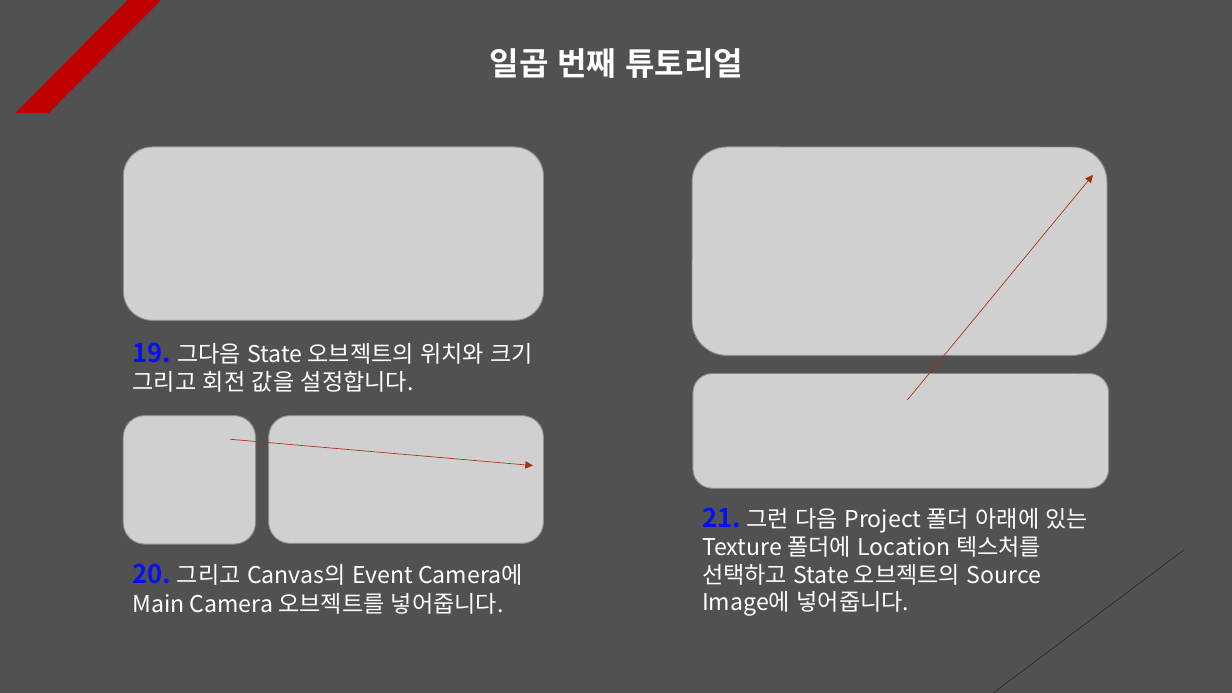
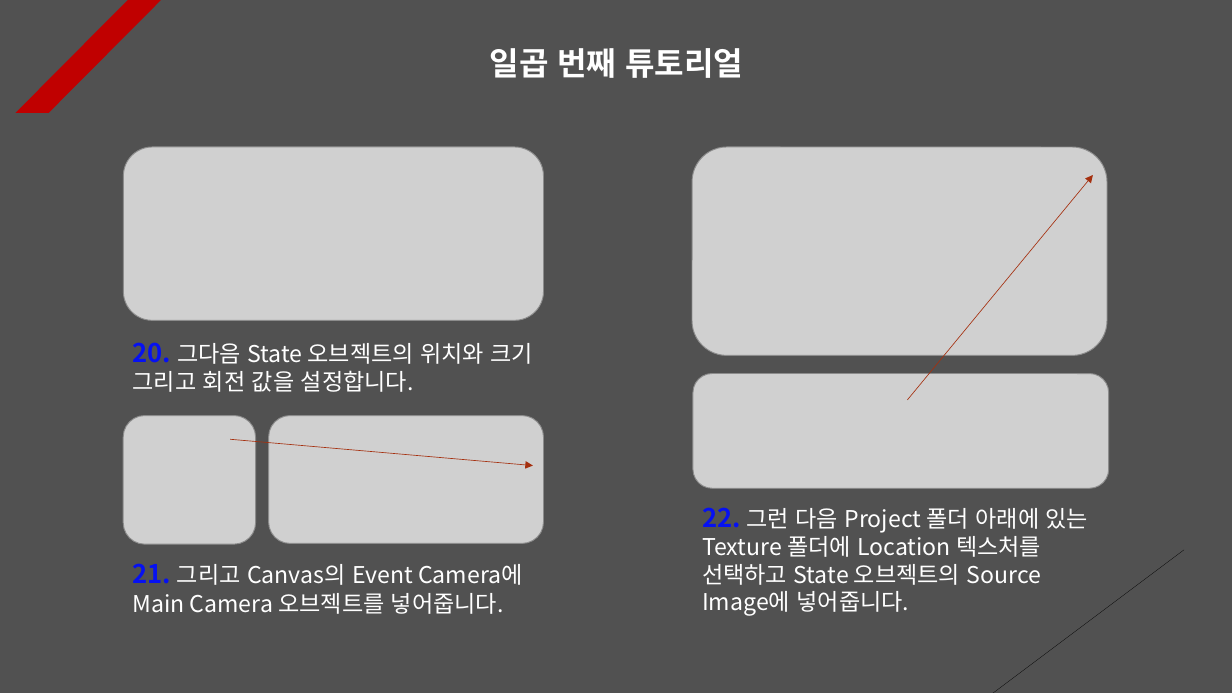
Before and after one commit to Unity2033/3D-UnityEngine, a slide deck: slide 7 of Assets/Class/Mouse Function/PPT Data/Mouse Example.pptx. Drawn at 1232x693 pixels with LibreOffice and Linux fonts; fonts in the diff are those of the drawing; grey boxes stand for pictures. Boxes give left, top, right and bottom in pixels: in the first picture for what was removed or moved away, otherwise in the second. Text is boxed around its words. In the diff, an @@ line names an element or a change of style, - is before the commit and + after.

```diff
--- a/Assets/Class/Mouse Function/PPT Data/Mouse Example.pptx
+++ b/Assets/Class/Mouse Function/PPT Data/Mouse Example.pptx
@@ text at [133, 342, 534, 392]: text changed @@
-19. 그다음 State 오브젝트의 위치와 크기 그리고 회전 값을 설정합니다.
+20. 그다음 State 오브젝트의 위치와 크기 그리고 회전 값을 설정합니다.
@@ text at [702, 507, 1089, 616]: text changed @@
-21. 그런 다음 Project 폴더 아래에 있는 Texture 폴더에 Location 텍스처를 선택하고 State 오브젝트의 Source Image에 넣어줍니다.
+22. 그런 다음 Project 폴더 아래에 있는 Texture 폴더에 Location 텍스처를 선택하고 State 오브젝트의 Source Image에 넣어줍니다.
@@ text at [132, 563, 523, 614]: text changed @@
-20. 그리고 Canvas의 Event Camera에 Main Camera 오브젝트를 넣어줍니다.
+21. 그리고 Canvas의 Event Camera에 Main Camera 오브젝트를 넣어줍니다.
```
Also in this commit, not shown: 7 other slides changed, 3 slides added, 22 other files.
